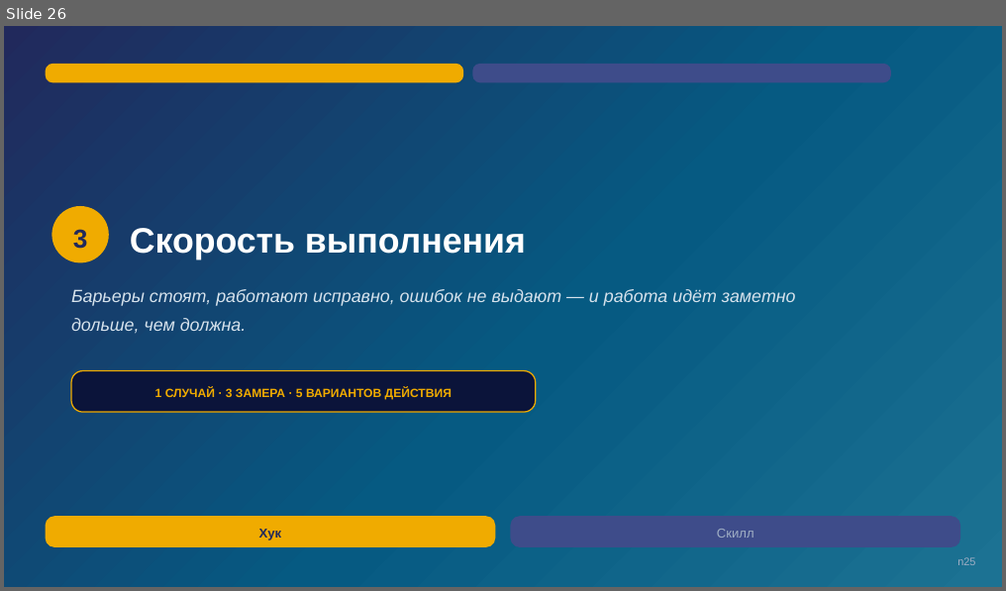
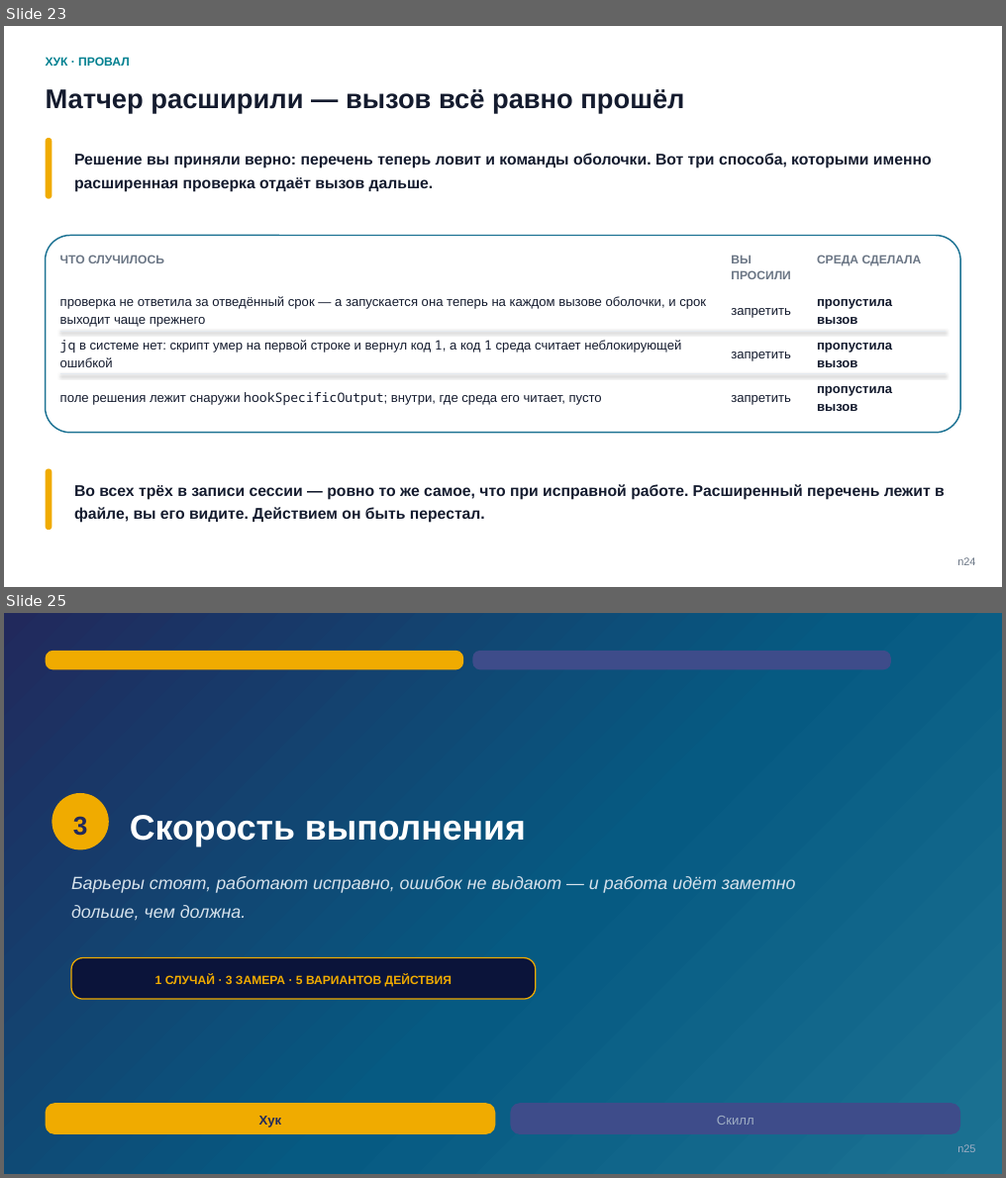
Before and after one commit to tellina-study/AI-usage-lessons, a slide deck: library/seminars/sem-05/rendered/sem-05.pptx. Shown one above the other, each under a label of ours: slide 26 before the commit, slides 23 and 25 after it; the slides between them are not shown. The pictures are 1006x591 and 1006x1178 pixels, drawn with LibreOffice and Linux fonts; fonts in the diff are those of the drawing. Boxes give left, top, right and bottom in pixels: in the first picture for what was removed or moved away, otherwise in the second. Text is boxed around its words. In the diff, an @@ line names an element or a change of style, - is before the commit and + after.

```diff
--- a/library/seminars/sem-05/rendered/sem-05.pptx
+++ b/library/seminars/sem-05/rendered/sem-05.pptx
@@ slide 23 added at <box>4,26,1002,587</box>, background #FFFFFF @@
@@ text added at <box>46,57,129,66</box>, 11.5 pt, text #028090, bold @@
+ХУК · ПРОВАЛ
@@ text added at <box>46,89,684,113</box>, 26 pt, text #141B2E, bold @@
+Матчер расширили — вызов всё равно прошёл
@@ rounded rectangle added at <box>46,138,52,199</box>, fill #F0AB00 @@
@@ text added at <box>74,153,932,192</box>, 15 pt, text #141B2E, bold @@
+Решение вы приняли верно: перечень теперь ловит и команды оболочки. Вот три способа, которыми именно расширенная проверка отдаёт вызов дальше.
@@ rounded rectangle added at <box>46,236,960,433</box>, fill #FFFFFF, outline #1C7293 1.4 pt @@
@@ text added at <box>60,255,164,264</box>, 11.5 pt, text #6B7685, bold @@
+ЧТО СЛУЧИЛОСЬ
@@ text added at <box>731,255,791,279</box>, 11.5 pt, text #6B7685, bold @@
+ВЫ ПРОСИЛИ
@@ text added at <box>817,255,922,266</box>, 11.5 pt, text #6B7685, bold @@
+СРЕДА СДЕЛАЛА
@@ text added at <box>60,296,706,327</box>, 12.5 pt, text #141B2E @@
+проверка не ответила за отведённый срок — а запускается она теперь на каждом вызове оболочки, и срок выходит чаще прежнего
@@ text added at <box>731,308,791,318</box>, 12.5 pt, text #141B2E @@
+запретить
@@ text added at <box>817,299,892,324</box>, 12.5 pt, text #141B2E, bold @@
+пропустила вызов
@@ line added from (60, 331) to (945, 331), #E5EAF0 0.75 pt @@
@@ text added at <box>60,340,681,368</box>, 12.5 pt, text #141B2E @@
+jq в системе нет: скрипт умер на первой строке и вернул код 1, а код 1 среда считает неблокирующей ошибкой
@@ text added at <box>731,352,791,362</box>, 12.5 pt, text #141B2E @@
+запретить
@@ text added at <box>817,343,892,368</box>, 12.5 pt, text #141B2E, bold @@
+пропустила вызов
@@ line added from (60, 374) to (945, 374), #E5EAF0 0.75 pt @@
@@ text added at <box>60,392,602,405</box>, 12.5 pt, text #141B2E @@
+поле решения лежит снаружи hookSpecificOutput; внутри, где среда его читает, пусто
@@ text added at <box>731,395,791,405</box>, 12.5 pt, text #141B2E @@
+запретить
@@ text added at <box>817,386,892,411</box>, 12.5 pt, text #141B2E, bold @@
+пропустила вызов
@@ rounded rectangle added at <box>46,470,52,531</box>, fill #F0AB00 @@
@@ text added at <box>74,484,944,523</box>, 15 pt, text #141B2E, bold @@
+Во всех трёх в записи сессии — ровно то же самое, что при исправной работе. Расширенный перечень лежит в файле, вы его видите. Действием он быть перестал.
@@ text added at <box>957,558,975,566</box>, 10.5 pt, text #6B7685 @@
+n24
@@ what was slide 26 is now slide 25 @@
```
Also in this commit, not shown: 1 slide changed, 7 other slides added, 9 slides removed, 19 other files.
